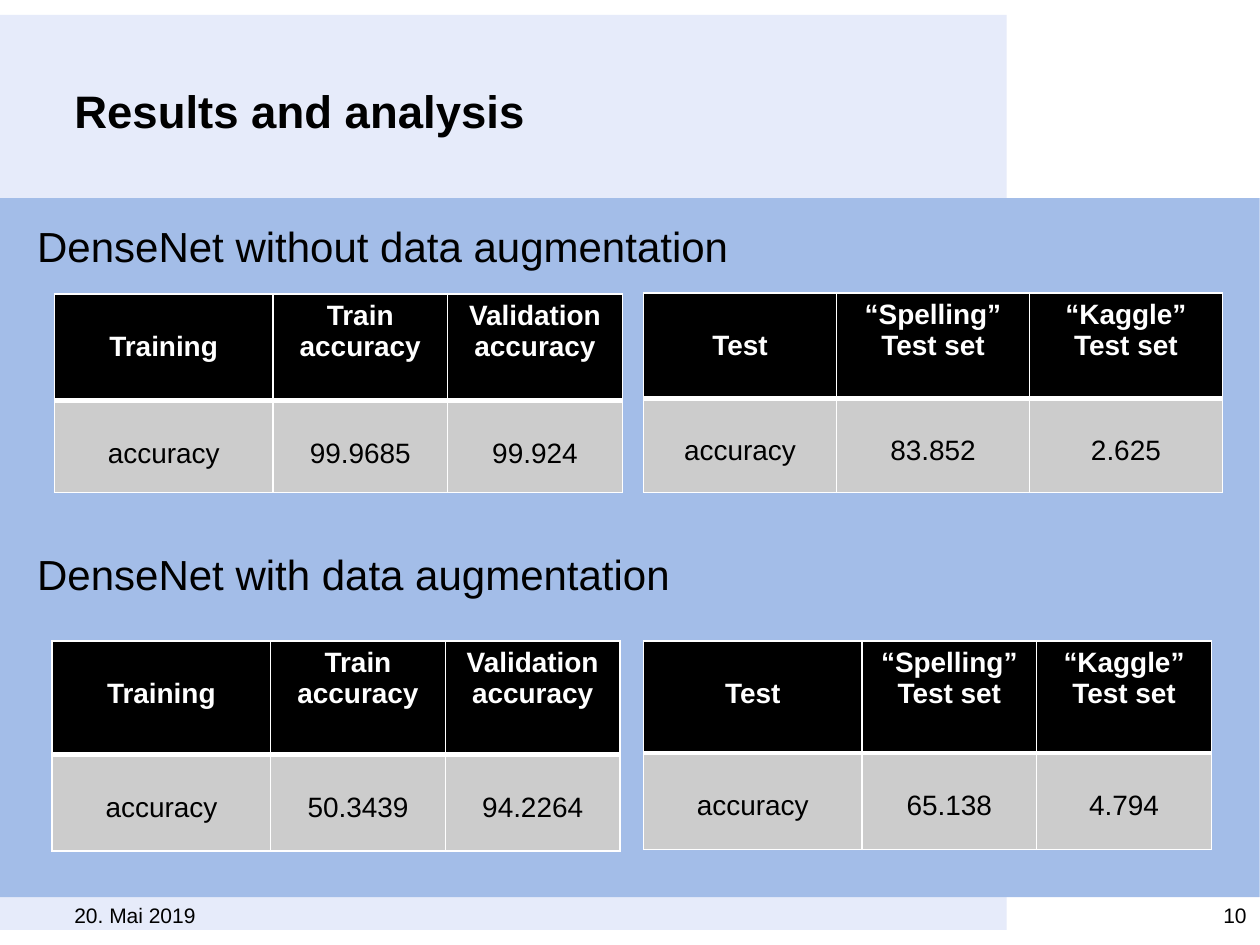
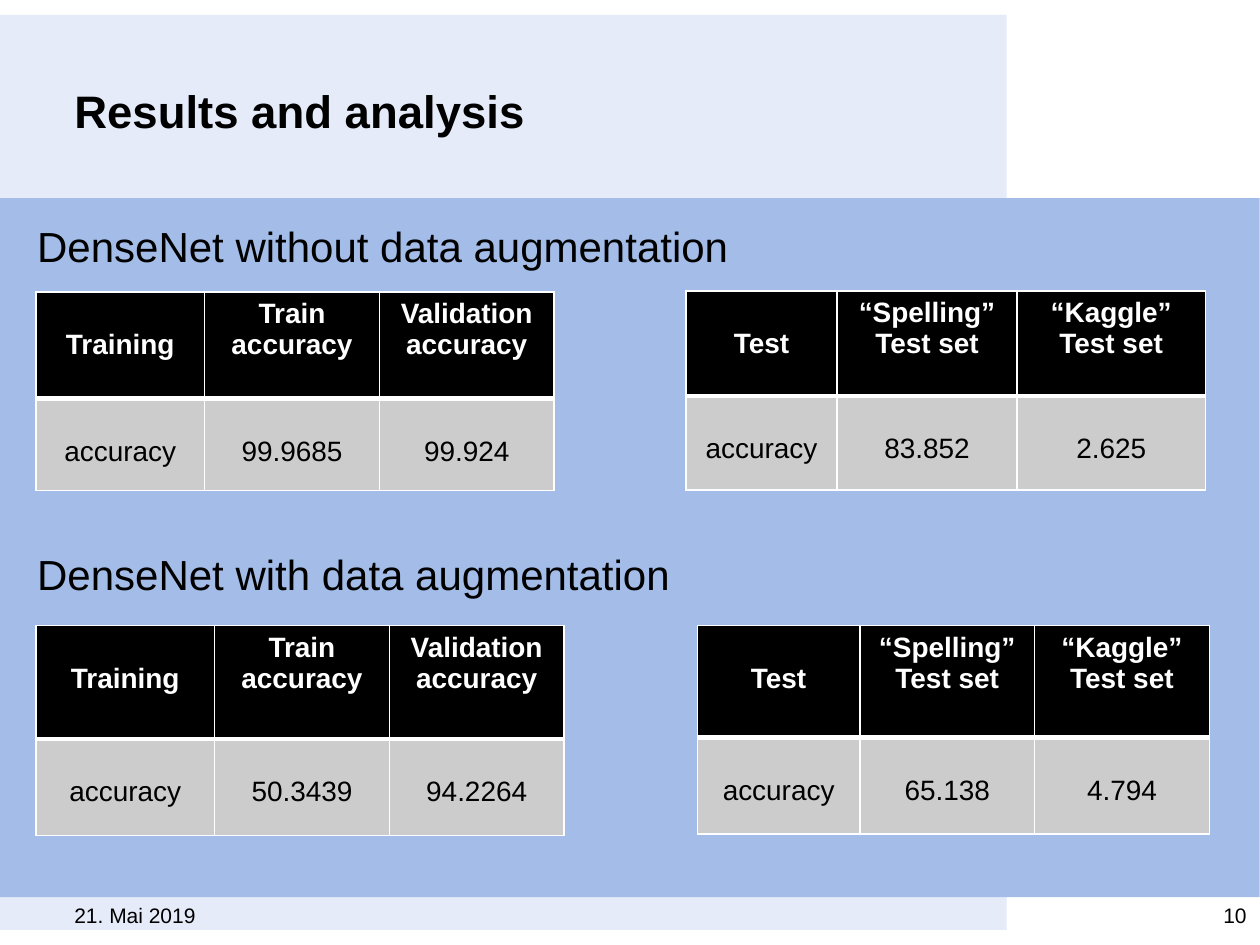
Before and after one commit to MeiLing90/ATML19_Group3A, a slide deck: slide 10 of ATML_presentation.pptx. Drawn at 1260x945 pixels with LibreOffice and Linux fonts; fonts in the diff are those of the drawing; background and template pictures are left out. Boxes give left, top, right and bottom in pixels: in the first picture for what was removed or moved away, otherwise in the second. Text is boxed around its words. In the diff, an @@ line names an element or a change of style, - is before the commit and + after.

Commit message:
modified pptx

```diff
--- a/ATML_presentation.pptx
+++ b/ATML_presentation.pptx
@@ table: place and size @@
-table at [54, 294, 622, 491]
+table at [37, 292, 556, 490]
@@ table: place and size @@
-table at [644, 294, 1222, 493]
+table at [685, 291, 1206, 490]
@@ table: place and size @@
-table at [52, 641, 620, 852]
+table at [37, 625, 566, 835]
@@ table: place and size @@
-table at [644, 641, 1212, 849]
+table at [697, 625, 1210, 833]
@@ text at [74, 907, 196, 924]: text changed @@
-20. Mai 2019
+21. Mai 2019
```
Also in this commit, not shown: 11 other slides changed.
